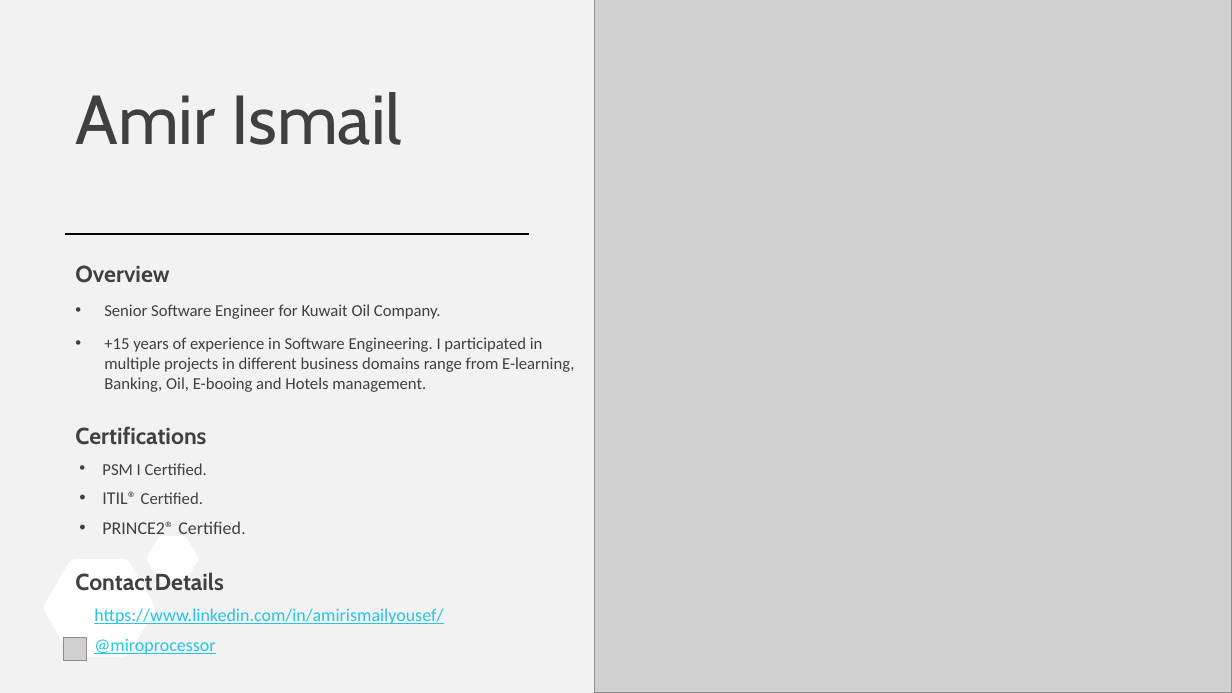
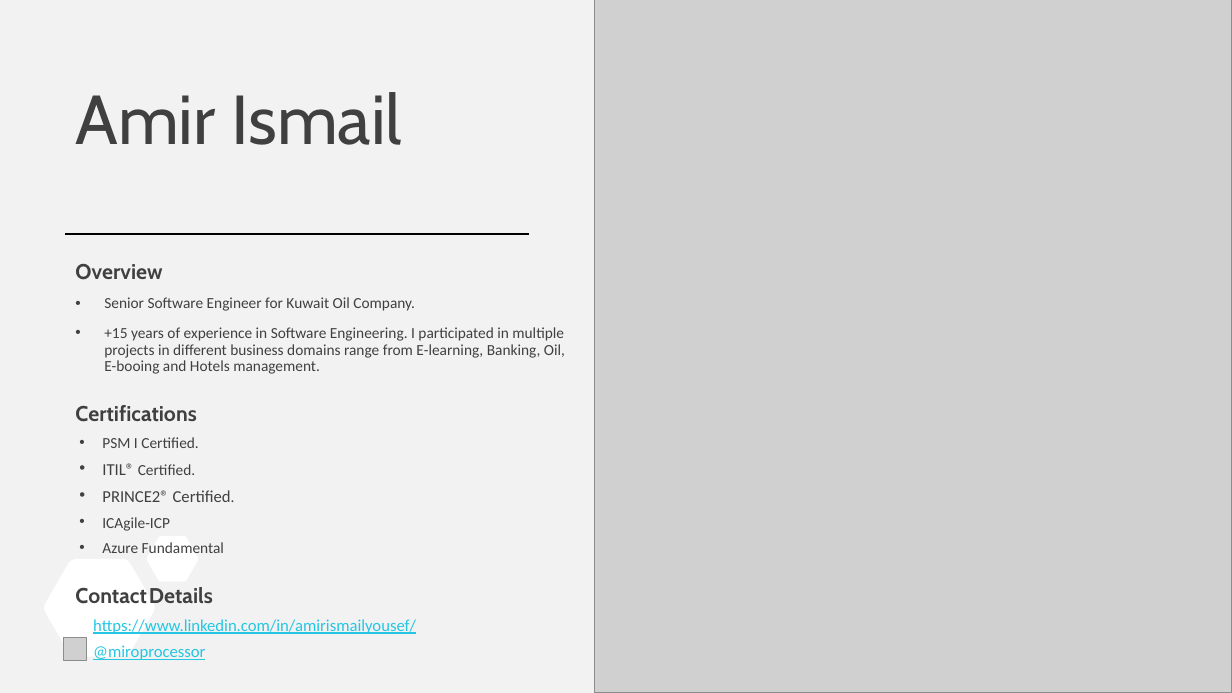
Before and after one commit to miroprocessor/azure-kuwait, a slide deck: slide 2 of 4- Intro to Azure Cosmos DB/Intro to Azure Cosmos DB.pptx. Drawn at 1232x693 pixels with LibreOffice and Linux fonts; fonts in the diff are those of the drawing; grey boxes stand for pictures; background and template pictures are left out. Boxes give left, top, right and bottom in pixels: in the first picture for what was removed or moved away, otherwise in the second. Text is boxed around its words. In the diff, an @@ line names an element or a change of style, - is before the commit and + after.

```diff
--- a/4- Intro to Azure Cosmos DB/Intro to Azure Cosmos DB.pptx
+++ b/4- Intro to Azure Cosmos DB/Intro to Azure Cosmos DB.pptx
@@ text at [75, 264, 565, 660]: size 18 to 16.6 pt in "Overview", "Certifications", "Contact Details"; size 13 to 12 pt in "Senior Software Engineer for Kuwait Oil Company.", "+15 years of experience in Software Engineering. ...", "PSM I Certified.", "Certified." and 1 more places; size 14 to 12.9 pt in "ITIL®", "PRINCE2® Certified.", "https://www.linkedin.com/in/amirismailyousef/", "@miroprocessor"; line spacing 0.8 to 0.7; line spacing 1 to 0.9 @@
@@ text at [102, 517, 224, 553]: paragraphs added @@
+• ICAgile-ICP
+• Azure Fundamental
```
Also in this commit, not shown: 1 other slide changed, 9 slides added, 2 other files.
